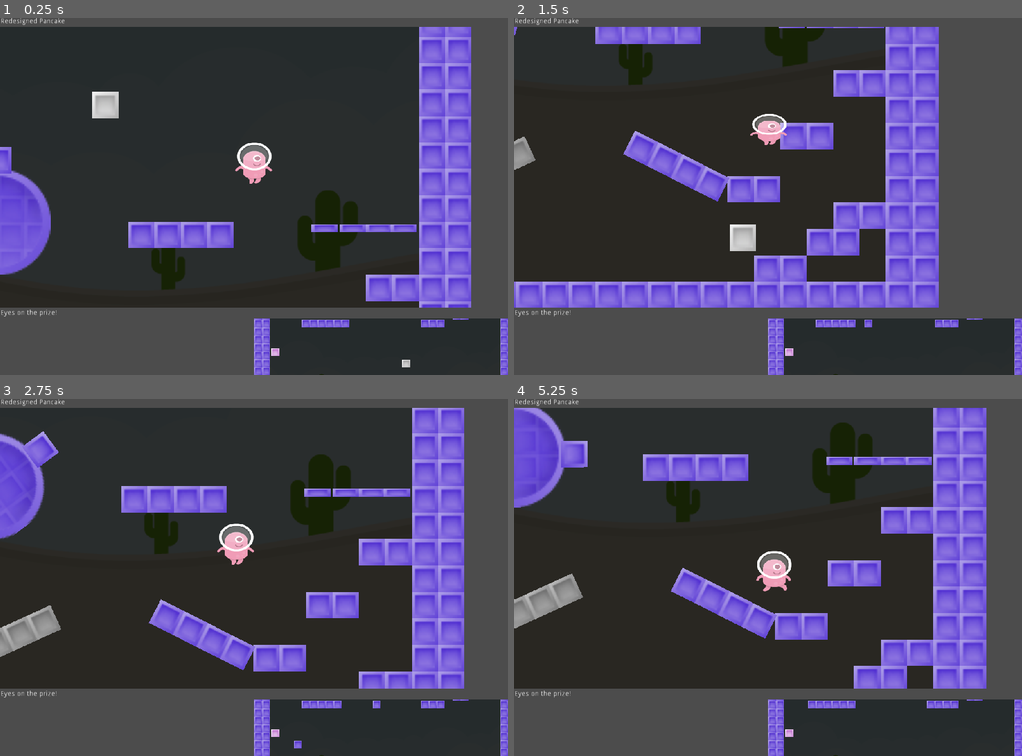
Above: before the commit, frames 1-4 (two rows, left to right).
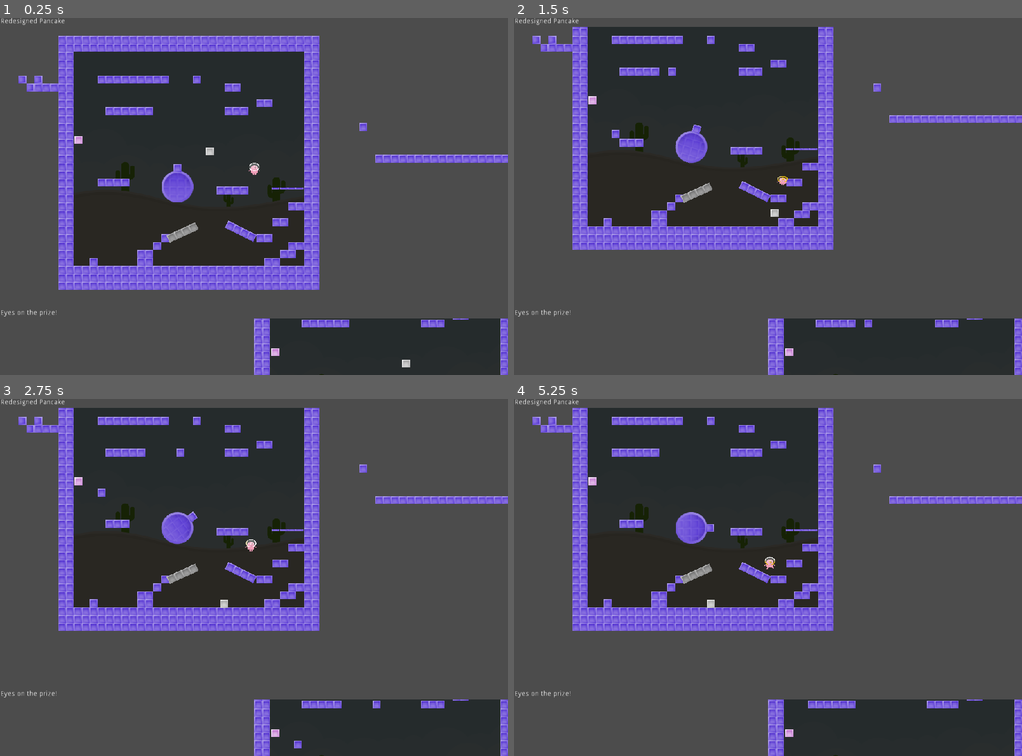
Above: after the commit, the same moments.

Repository: Northburns/redesigned-pancake
Game: Godot game, scene res://ui_spike/main_ui.tscn
The game is run twice, just before and just after one commit, with the same random seed, the same clock (stepped at 60 frames per second) and the same inputs.
Inputs:
- Up to frame 1 (0.25 s): no input
- Up to frame 2 (1.5 s): hold Space (jump) 0.53-1.28 s; hold Right (move_right) from 0.53 s (still down); tap Space (jump) at 1.35 s
- Up to frame 3 (2.75 s): tap Space (jump) at 1.52, 1.82 s; release Right (move_right) at 2.03 s; hold Left (move_left) from 2.03 s (still down); hold Space (jump) from 2.03 s (still down)
- Up to frame 4 (5.25 s): release Left (move_left) at 2.78 s; release Space (jump) at 2.78 s; hold Right (move_right) 2.78-4.28 s; tap Space (jump) at 2.85, 3.02, 3.32, 4.35, 4.52, 4.82 s; hold Space (jump) 3.53-4.28 s; hold Left (move_left) 4.28-5.03 s; hold Right (move_right) from 5.03 s (still down); hold Space (jump) from 5.03 s (still down)

The runs differ from the first frame. In frame 1, 51% of the frame differs, in the area x 0-100%, y 2-82%; in frame 2, 48%; in frame 3, 52%; in frame 4, 53%.

Commit message:
poc of stan's coat shader

Diff:
--- a/alien/alien.tscn
+++ b/alien/alien.tscn
@@ -1,12 +1,13 @@
-[gd_scene load_steps=10 format=2]
+[gd_scene load_steps=11 format=2]
 
 [ext_resource path="res://alien/internal.gd" type="Script" id=1]
-[ext_resource path="res://placeholder_art/kenney_platformer/Players/128x256/Pink/alienPink_jump.png" type="Texture" id=2]
-[ext_resource path="res://placeholder_art/kenney_platformer/Players/128x256/Pink/alienPink_stand.png" type="Texture" id=3]
-[ext_resource path="res://placeholder_art/kenney_platformer/Players/128x256/Pink/alienPink_walk1.png" type="Texture" id=4]
-[ext_resource path="res://placeholder_art/kenney_platformer/Players/128x256/Pink/alienPink_walk2.png" type="Texture" id=5]
+[ext_resource path="res://materials_etc/stancoat_1.tres" type="Material" id=2]
+[ext_resource path="res://placeholder_art/kenney_platformer/Players/128x256/Pink/alienPink_walk1.png" type="Texture" id=3]
+[ext_resource path="res://placeholder_art/kenney_platformer/Players/128x256/Pink/alienPink_walk2.png" type="Texture" id=4]
+[ext_resource path="res://placeholder_art/kenney_platformer/Players/128x256/Pink/alienPink_jump.png" type="Texture" id=5]
+[ext_resource path="res://placeholder_art/kenney_platformer/Players/128x256/Pink/alienPink_stand.png" type="Texture" id=6]
 
-[sub_resource type="Animation" id=3]
+[sub_resource type="Animation" id=1]
 
 resource_name = "Standing still"
 length = 1.0
@@ -56,30 +57,30 @@
 "values": [ Vector2( 1, 1 ), Vector2( 1, 0.6 ), Vector2( 1, 1 ) ]
 }
 
-[sub_resource type="SpriteFrames" id=2]
+[sub_resource type="RectangleShape2D" id=3]
+
+custom_solver_bias = 0.0
+extents = Vector2( 34.925, 54.8183 )
+_sections_unfolded = [ "Resource" ]
+
+[sub_resource type="SpriteFrames" id=6]
 
 animations = [ {
-"frames": [ ExtResource( 2 ) ],
+"frames": [ ExtResource( 3 ), ExtResource( 4 ) ],
+"loop": true,
+"name": "walk_r",
+"speed": 5.0
+}, {
+"frames": [ ExtResource( 5 ) ],
 "loop": true,
 "name": "jump",
 "speed": 5.0
 }, {
-"frames": [ ExtResource( 3 ) ],
+"frames": [ ExtResource( 6 ) ],
 "loop": true,
 "name": "stand_r",
 "speed": 5.0
-}, {
-"frames": [ ExtResource( 4 ), ExtResource( 5 ) ],
-"loop": true,
-"name": "walk_r",
-"speed": 5.0
 } ]
-
-[sub_resource type="RectangleShape2D" id=1]
-
-custom_solver_bias = 0.0
-extents = Vector2( 34.925, 54.8183 )
-_sections_unfolded = [ "Resource" ]
 
 [node name="KinematicBody2D" type="KinematicBody2D" index="0"]
 
@@ -100,26 +101,16 @@
 playback_process_mode = 1
 playback_default_blend_time = 0.0
 playback_speed = 1.0
-"anims/Standing still" = SubResource( 3 )
-"anims/Walk right" = SubResource( 4 )
+"anims/Standing still" = SubResource( 1 )
+"anims/Walk right" = SubResource( 2 )
 blend_times = [  ]
 
-[node name="AnimatedSprite" type="AnimatedSprite" parent="." index="2"]
-
-position = Vector2( -1.82874, -3.13443 )
-scale = Vector2( 1, 0.808132 )
-frames = SubResource( 2 )
-animation = "jump"
-playing = true
-offset = Vector2( -0.392273, -127.697 )
-_sections_unfolded = [ "Transform" ]
-
-[node name="CollisionShape2D" type="CollisionShape2D" parent="." index="3"]
+[node name="CollisionShape2D" type="CollisionShape2D" parent="." index="2"]
 
 position = Vector2( -2.12985, -61.8615 )
-shape = SubResource( 1 )
+shape = SubResource( 3 )
 
-[node name="Camera2D" type="Camera2D" parent="." index="4"]
+[node name="Camera2D" type="Camera2D" parent="." index="3"]
 
 anchor_mode = 1
 rotating = false
@@ -144,3 +135,41 @@
 editor_draw_limits = false
 editor_draw_drag_margin = false
 _sections_unfolded = [ "Smoothing" ]
+
+[node name="AnimatedSprite" type="AnimatedSprite" parent="." index="4"]
+
+material = ExtResource( 2 )
+position = Vector2( -1.82874, -3.13443 )
+scale = Vector2( 1, 0.808132 )
+frames = SubResource( 6 )
+animation = "jump"
+playing = true
+offset = Vector2( -0.392273, -127.697 )
+_sections_unfolded = [ "Material", "Transform" ]
+
+[node name="Camera2D" type="Camera2D" parent="AnimatedSprite" index="0"]
+
+position = Vector2( 1.82874, 3.87861 )
+scale = Vector2( 1, 1.23742 )
+anchor_mode = 1
+rotating = false
+current = true
+zoom = Vector2( 1, 1 )
+limit_left = -10000000
+limit_top = -10000000
+limit_right = 10000000
+limit_bottom = 10000000
+limit_smoothed = false
+drag_margin_h_enabled = true
+drag_margin_v_enabled = true
+smoothing_enabled = false
+smoothing_speed = 5.0
+offset_v = 0.0
+offset_h = 0.0
+drag_margin_left = 0.2
+drag_margin_top = 0.2
+drag_margin_right = 0.2
+drag_margin_bottom = 0.2
+editor_draw_screen = true
+editor_draw_limits = false
+editor_draw_drag_margin = false
--- /dev/null
+++ b/materials_etc/stancoat.shader
@@ -0,0 +1,13 @@
+shader_type canvas_item;
+
+uniform sampler2D grain;
+
+void fragment() {
+    vec4 c = texture(TEXTURE, UV);
+
+    if(c.r > 0.8 && c.g > 0.8 && c.b > 0.8) {
+        COLOR.rgba = vec4(texture(grain, SCREEN_UV).rgb, c.a);
+    } else {
+        COLOR.rgba= c;
+    }
+}
--- /dev/null
+++ b/materials_etc/stancoat_1.tres
@@ -0,0 +1,11 @@
+[gd_resource type="ShaderMaterial" load_steps=3 format=2]
+
+[ext_resource path="res://materials_etc/stancoat.shader" type="Shader" id=1]
+[ext_resource path="res://placeholder_art/kenney_platformer/Tiles/boxCoin.png" type="Texture" id=2]
+
+[resource]
+
+render_priority = 0
+shader = ExtResource( 1 )
+shader_param/grain = ExtResource( 2 )
+_sections_unfolded = [ "shader_param" ]
Not shown: 1 places in alien/alien.tscn that only renumber resources
Binary file added: materials_etc/white.png
Not shown, added: materials_etc/white.png.import
